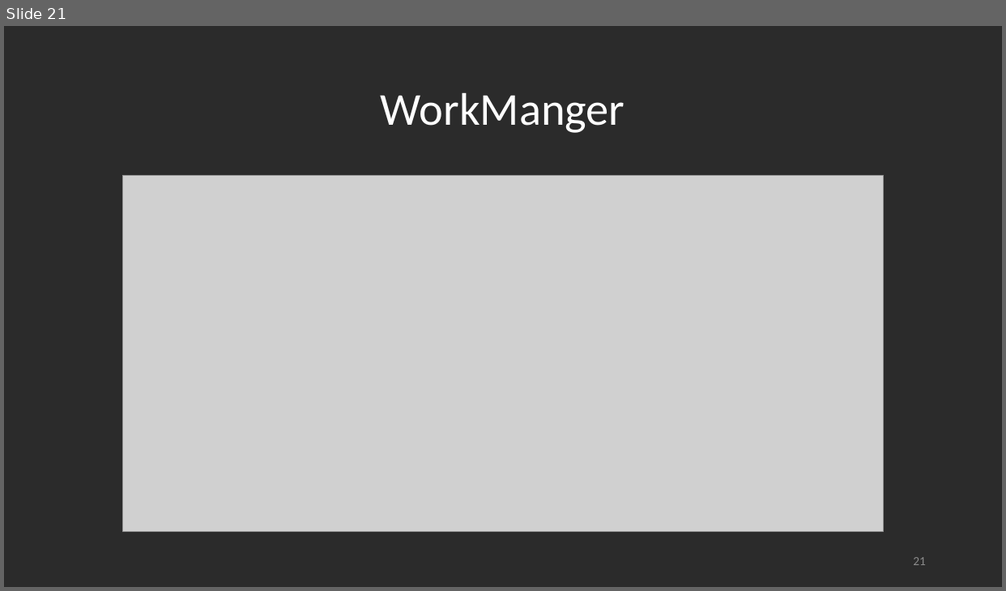
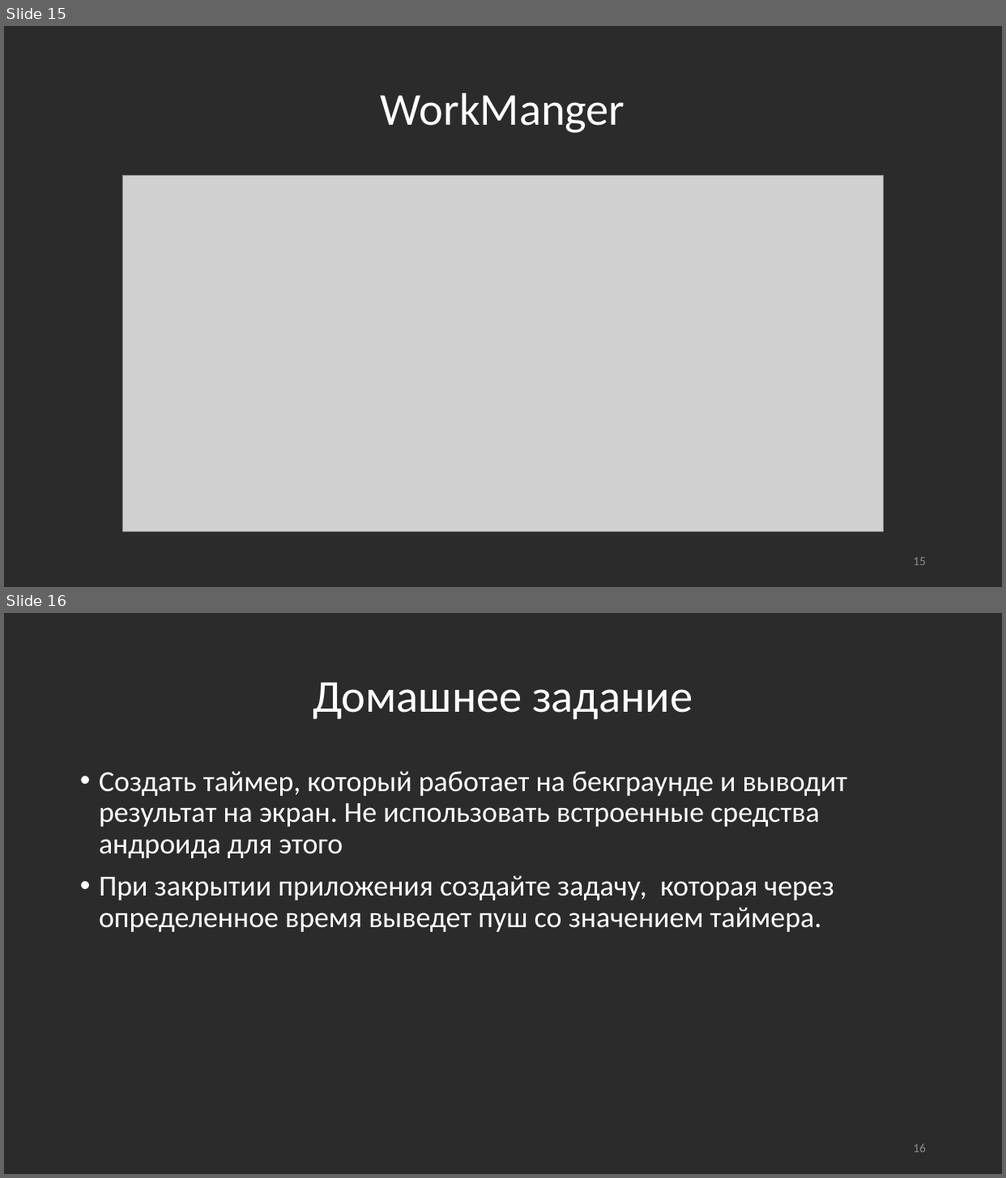
Before and after one commit to Andrey253/Multythread, a slide deck: Многопоточность.pptx. Shown one above the other, each under a label of ours: slide 21 before the commit, slides 15 and 16 after it. The pictures are 1006x591 and 1006x1178 pixels, drawn with LibreOffice and Linux fonts; fonts in the diff are those of the drawing; grey boxes stand for pictures. Boxes give left, top, right and bottom in pixels: in the first picture for what was removed or moved away, otherwise in the second. Text is boxed around its words. In the diff, an @@ line names an element or a change of style, - is before the commit and + after.

```diff
--- a/Многопоточность.pptx
+++ b/Многопоточность.pptx
@@ slide 16 added at <box>4,613,1002,1174</box>, background #2B2B2B @@
@@ title added at <box>313,682,692,720</box>, 44 pt, text #FFFFFF @@
+Домашнее задание
@@ text added at <box>99,771,848,932</box>, 28 pt, text #FFFFFF @@
+• Создать таймер, который работает на бекграунде и выводит результат на экран. Не использовать встроенные средства андроида для этого
+• При закрытии приложения создайте задачу, которая через определенное время выведет пуш со значением таймера.
@@ page number added at <box>913,1144,926,1152</box>, 12 pt, text #8C8C8C @@
+16
@@ what was slide 21 is now slide 15 @@
@@ page number at <box>913,557,926,565</box>: text changed @@
-21
+15
```
Also in this commit, not shown: 3 slides changed, 6 slides removed.
